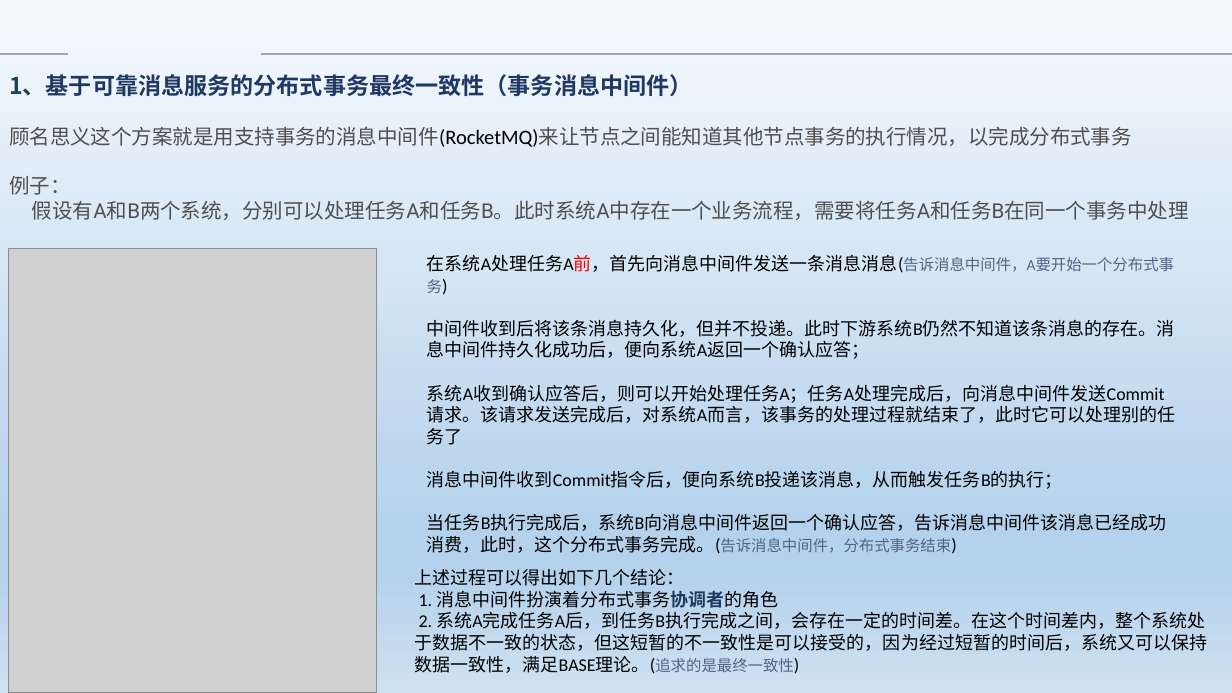
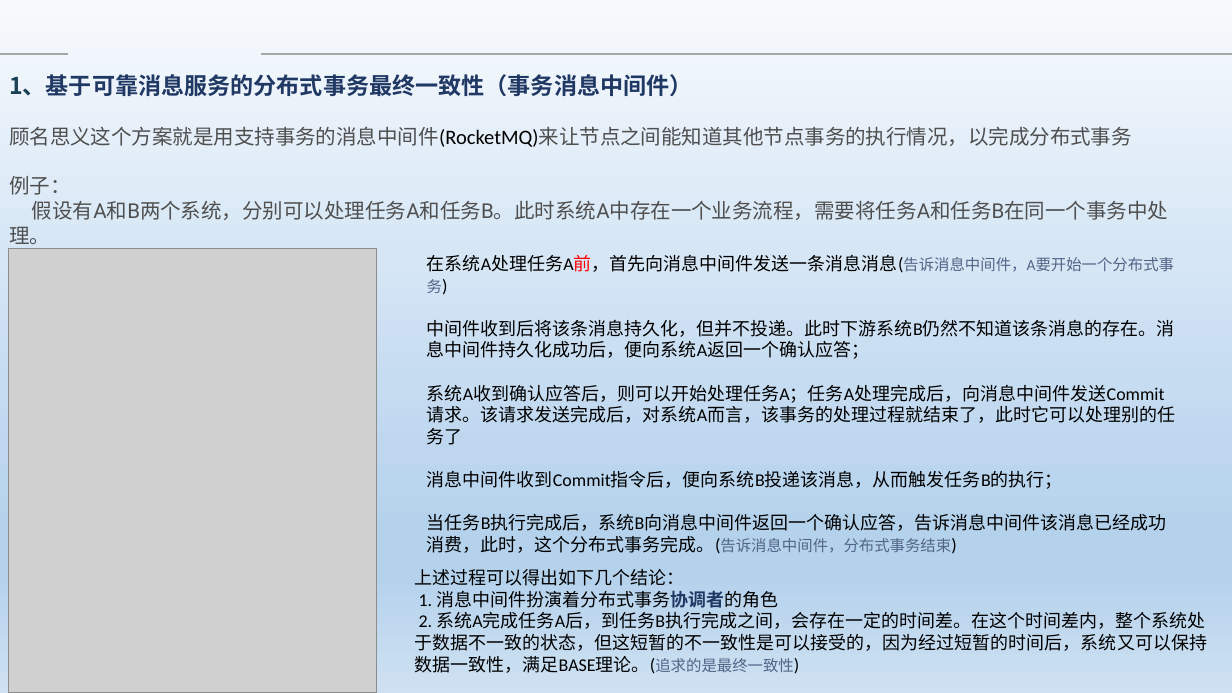
Before and after one commit to Heffie199/zhao_Note, a slide deck: slide 4 of 分布式事务的解决方案 .pptx. Drawn at 1232x693 pixels with LibreOffice and Linux fonts; fonts in the diff are those of the drawing; grey boxes stand for pictures; background and template pictures are left out. Boxes give left, top, right and bottom in pixels: in the first picture for what was removed or moved away, otherwise in the second. Text is boxed around its words. In the diff, an @@ line names an element or a change of style, - is before the commit and + after.

```diff
--- a/分布式事务的解决方案 .pptx
+++ b/分布式事务的解决方案 .pptx
@@ text at (x1=9, y1=201, x2=1168, y2=244): text changed @@
-假设有A和B两个系统，分别可以处理任务A和任务B。此时系统A中存在一个业务流程，需要将任务A和任务B在同一个事务中处理
+假设有A和B两个系统，分别可以处理任务A和任务B。此时系统A中存在一个业务流程，需要将任务A和任务B在同一个事务中处理。
```
Also in this commit, not shown: 4 other slides changed.
